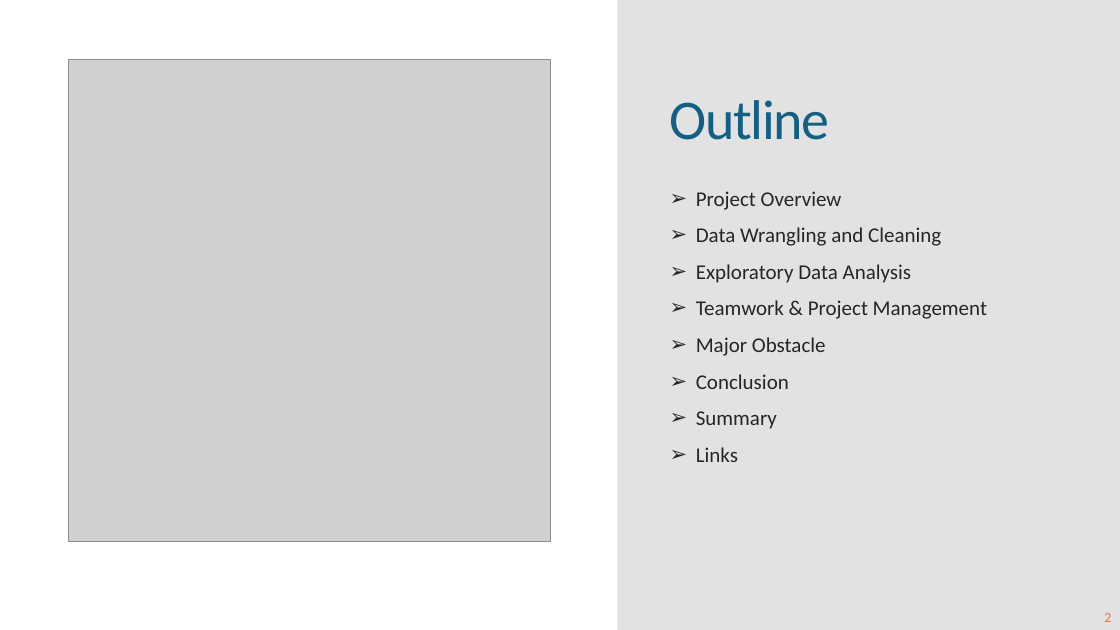
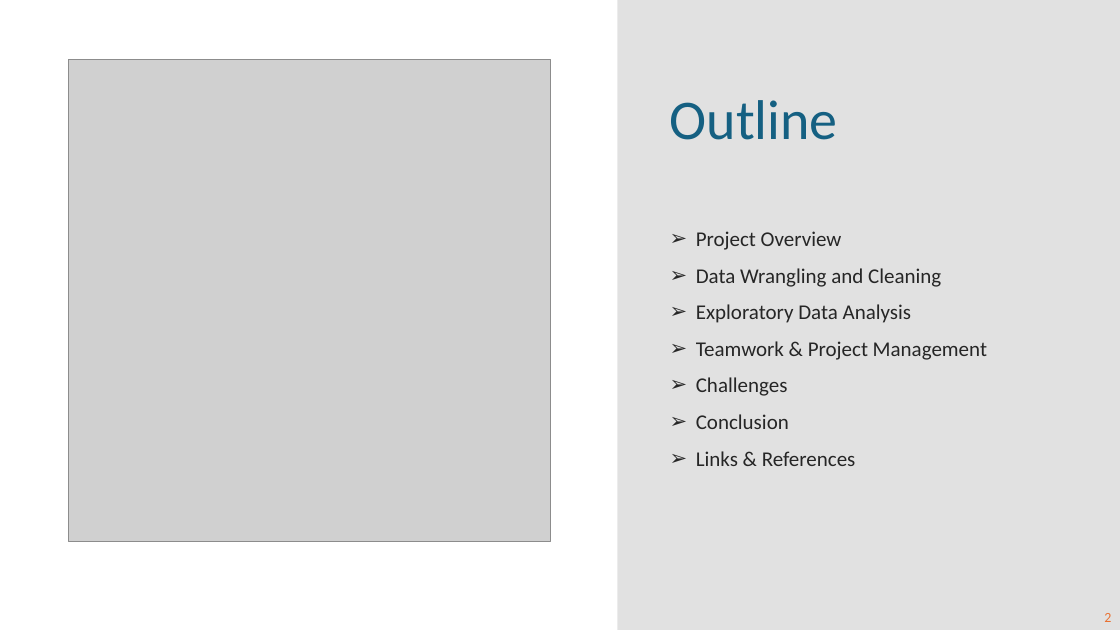
Before and after one commit to PaolaGaray/FirstProject, a slide deck: slide 2 of slides/Team 1_Week3.pptx. Drawn at 1120x630 pixels with LibreOffice and Linux fonts; fonts in the diff are those of the drawing; grey boxes stand for pictures. Boxes give left, top, right and bottom in pixels: in the first picture for what was removed or moved away, otherwise in the second. Text is boxed around its words. In the diff, an @@ line names an element or a change of style, - is before the commit and + after.

```diff
--- a/slides/Team 1_Week3.pptx
+++ b/slides/Team 1_Week3.pptx
@@ rectangle at box(618, 0, 1120, 630): fill #D9D9D9 at 75% opacity to #D8D8D8 at 75% opacity @@
@@ title "Outline" at box(670, 100, 838, 140): letter spacing -1.2 to 0 pt @@
@@ text at box(696, 377, 788, 396): text changed @@
-➢ Major Obstacle
+➢ Challenges
@@ text at box(696, 451, 856, 466): text changed @@
-➢ Summary
-➢ Links
+➢ Links & References
```
Also in this commit, not shown: 5 other slides changed, 10 slides added, 12 slides removed, 2 other files.
